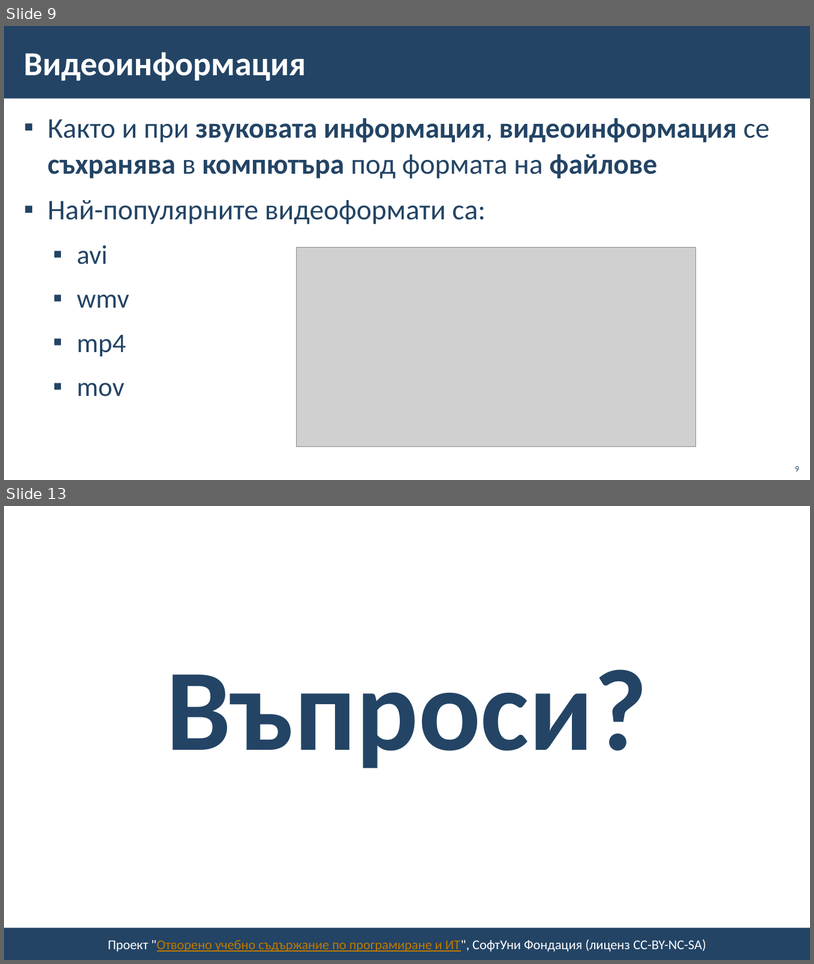
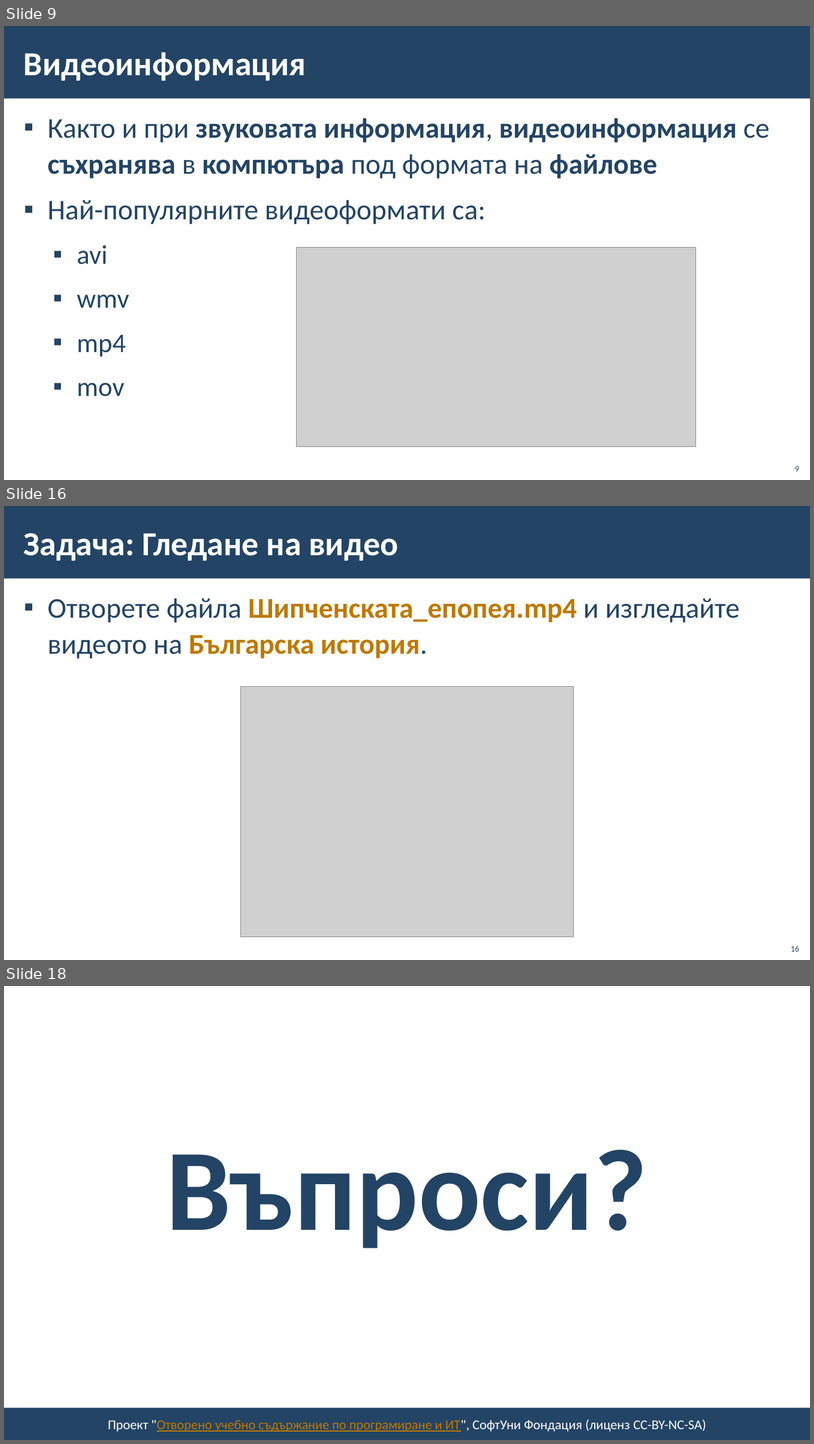
Before and after one commit to BG-IT-Edu/School-Programming, a slide deck: Courses/Computer-Modeling-and-IT/Computer-Modeling-and-IT-5-Class/10-Working-With-Sound-and-Video-Information/10-Working-With-Sound-and-Video-Information.pptx. Shown one above the other, each under a label of ours: slides 9 and 13 before the commit, slides 9, 16 and 18 after it; the slides between them are not shown. The pictures are 814x964 and 814x1444 pixels, drawn with LibreOffice and Linux fonts; fonts in the diff are those of the drawing; grey boxes stand for pictures; background and template pictures are left out. Boxes give left, top, right and bottom in pixels: in the first picture for what was removed or moved away, otherwise in the second. Text is boxed around its words. In the diff, an @@ line names an element or a change of style, - is before the commit and + after.

```diff
--- a/Courses/Computer-Modeling-and-IT/Computer-Modeling-and-IT-5-Class/10-Working-With-Sound-and-Video-Information/10-Working-With-Sound-and-Video-Information.pptx
+++ b/Courses/Computer-Modeling-and-IT/Computer-Modeling-and-IT-5-Class/10-Working-With-Sound-and-Video-Information/10-Working-With-Sound-and-Video-Information.pptx
@@ slide 16 added at (4, 506, 810, 960), background #FFFFFF; not listed: 1 template element that a slide beside it also shows @@
@@ title added at (24, 533, 398, 561), 40 pt, text #FFFFFF, bold @@
+Задача: Гледане на видео
@@ text added at (48, 598, 740, 658), 34 pt, text #BF7800, bold @@
+▪ Отворете файла Шипченската_епопея.mp4 и изгледайте видеото на Българска история.
@@ picture added at (240, 686, 574, 936) @@
@@ page number added at (791, 945, 800, 951), 10 pt, text #234465 @@
+16
@@ what was slide 13 is now slide 18 @@
```
Also in this commit, not shown: 5 slides changed, 4 other slides added, 3 other files.
